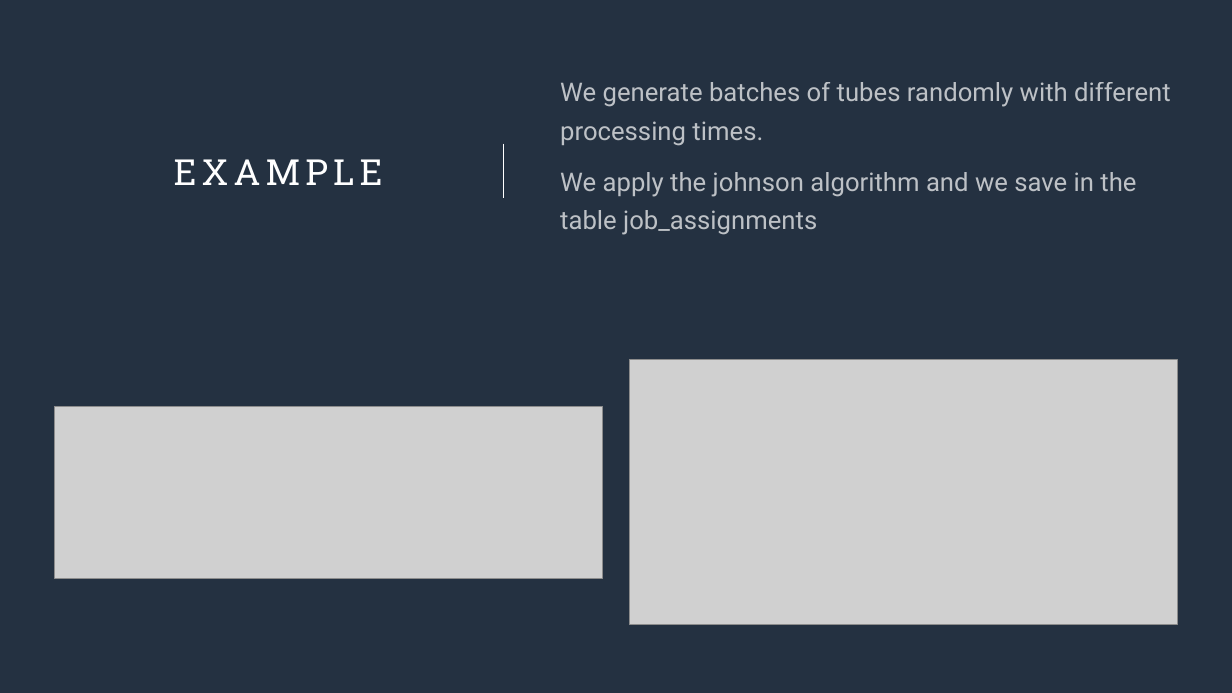
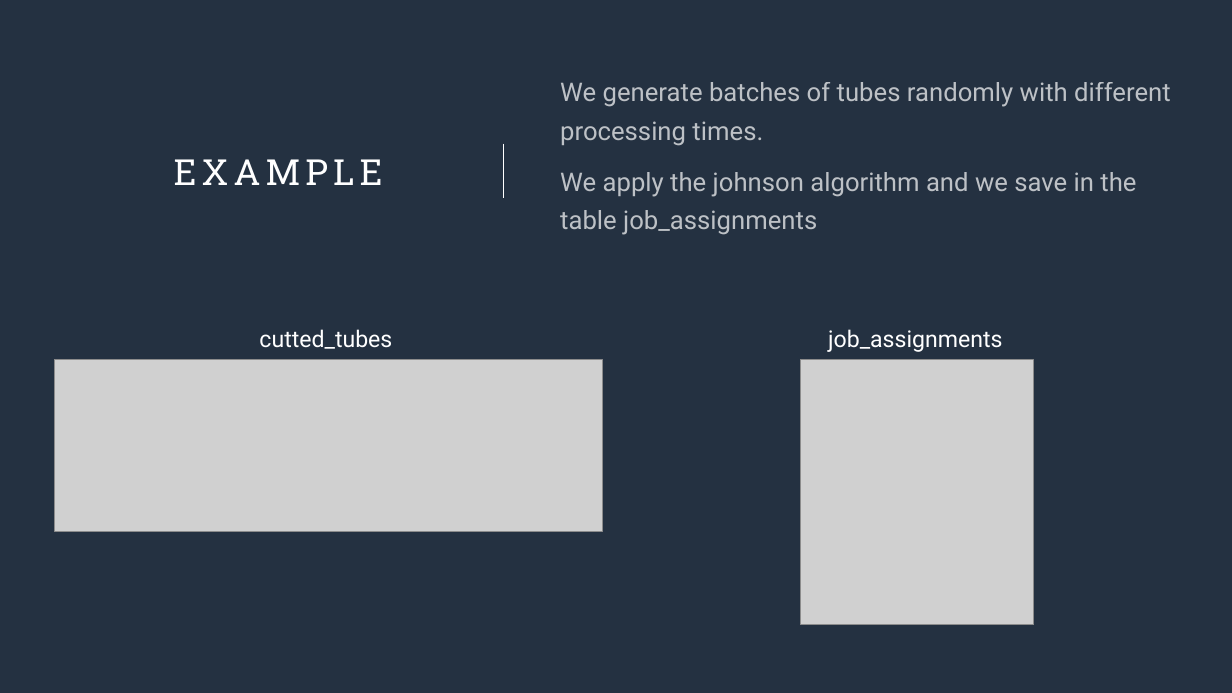
Before and after one commit to LolloGiampy/Industrial-Automation-Projects, a slide deck: slide 4 of SecondPart/Scheduling problem.pptx (slide 5 before the commit). Drawn at 1232x693 pixels with LibreOffice and Linux fonts; fonts in the diff are those of the drawing; grey boxes stand for pictures. Boxes give left, top, right and bottom in pixels: in the first picture for what was removed or moved away, otherwise in the second. Text is boxed around its words. In the diff, an @@ line names an element or a change of style, - is before the commit and + after.

Commit message:
Improved presentation

```diff
--- a/SecondPart/Scheduling problem.pptx
+++ b/SecondPart/Scheduling problem.pptx
@@ text added at box(259, 329, 392, 349), 18 pt, text #FFFFFF @@
+cutted_tubes
@@ text added at box(828, 329, 1002, 352), 18 pt, text #FFFFFF @@
+job_assignments
@@ picture: place and size @@
-picture at box(55, 407, 603, 579)
+picture at box(55, 360, 603, 531)
@@ picture: place and size @@
-picture at box(629, 360, 1177, 625)
+picture at box(800, 360, 1034, 626)
```
Also in this commit, not shown: 3 other slides changed, 1 other file.
